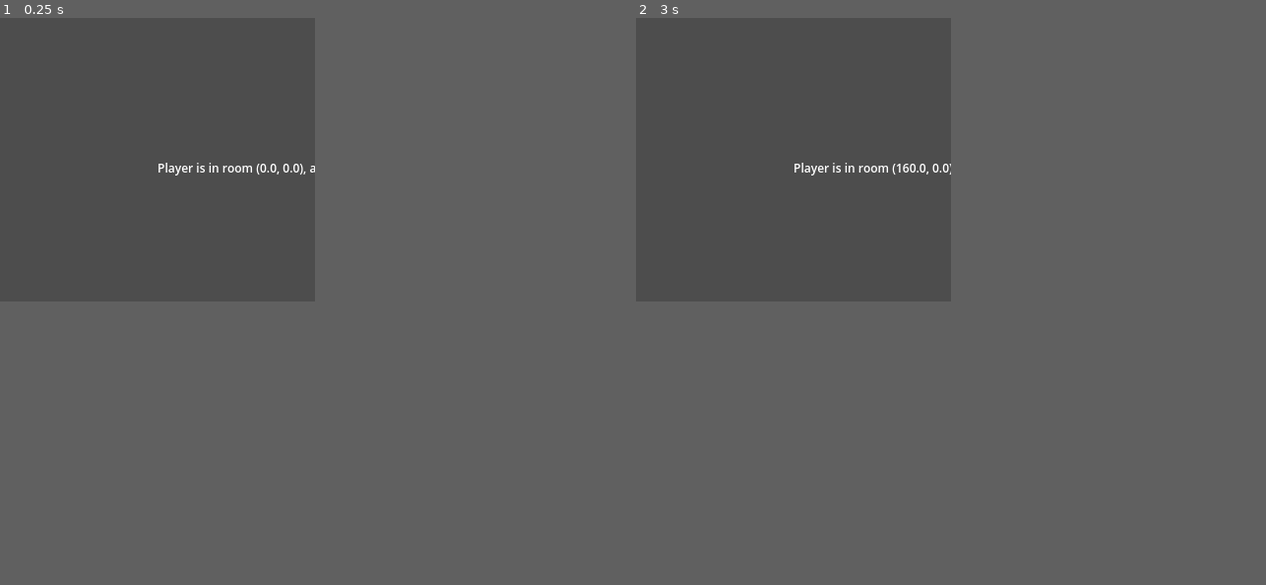
Above: before the commit, frames 1-2 (left to right).
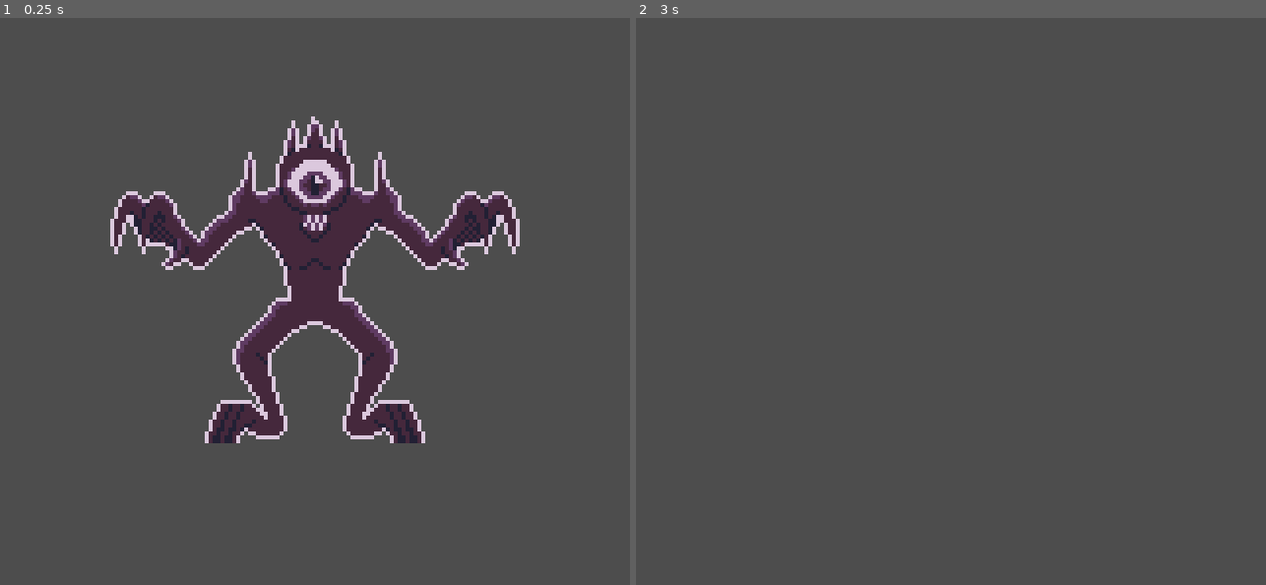
Above: after the commit, the same moments.

Repository: GartTheSkeleton/GameboyDungeon
Game: Godot game, scene res://src/Game/gameworld.tscn
Same seed, same stepped clock (60 frames per second), same inputs: the game is played once before the commit and once after it.
Inputs:
- Up to frame 1 (0.25 s): no input
- Up to frame 2 (3 s): tap Enter at 0.5, 2 s; hold Right (Right) 0.53-1.28 s; tap Space at 1.25, 2.75 s; hold Left (Left) 1.28-2.03 s; hold Right (Right) 2.03-2.78 s; hold Up (Up) from 2.78 s (still down)
The window is 320x288 before the commit and 640x576 after it. Grey fills any space a smaller window leaves; there, only what the larger window draws over its background counts as a difference.

The runs differ from the first frame. In frame 1, 11% of the frame differs, in the area x 17-83%, y 17-75%; in frame 2, 0.2%.

Commit message:
set up entity and entity definition resource

Diff:
--- a/project.godot
+++ b/project.godot
@@ -17,8 +17,9 @@
 
 [display]
 
-window/size/viewport_width=320
-window/size/viewport_height=288
+window/size/viewport_width=160
+window/size/viewport_height=144
+window/stretch/mode="viewport"
 
 [input]
 
--- /dev/null
+++ b/src/Assets/Definitions/Entities/Actors/entity_definition_cyclops.tres
@@ -0,0 +1,14 @@
+[gd_resource type="Resource" script_class="EntityDefinition" load_steps=4 format=3 uid="uid://dhty74h8bhetk"]
+
+[ext_resource type="Script" uid="uid://duxtebnoobju8" path="res://src/Entities/entity_definition.gd" id="1_iqdy0"]
+[ext_resource type="Texture2D" uid="uid://c5s1aajs4cdlf" path="res://src/Assets/Entities/nothic.png" id="2_phdbn"]
+
+[sub_resource type="AtlasTexture" id="AtlasTexture_phdbn"]
+atlas = ExtResource("2_phdbn")
+region = Rect2(0, 0, 160, 144)
+
+[resource]
+script = ExtResource("1_iqdy0")
+texture = SubResource("AtlasTexture_phdbn")
+visible = true
+metadata/_custom_type_script = "uid://duxtebnoobju8"
--- /dev/null
+++ b/src/Entities/entity.gd
@@ -0,0 +1,16 @@
+class_name Entity
+extends Sprite2D
+
+var definition: EntityDefinition
+
+var grid_position: Vector2i:
+	set(value):
+		grid_position = value
+		position = Grid.grid_to_world(grid_position)
+
+func _init(start_position: Vector2i, entity_definition: EntityDefinition) -> void:
+	centered = true
+	grid_position = start_position
+	definition = entity_definition
+	texture = definition.texture
+	#visible = definition.visible
--- /dev/null
+++ b/src/Entities/entity_definition.gd
@@ -0,0 +1,7 @@
+class_name EntityDefinition
+extends Resource
+
+@export_category("Visuals")
+@export var texture: AtlasTexture
+@export var visible: bool = true
+#var cyclops_texture = load("res://src/Assets/Entities/nothic.png")
--- a/src/Game/gameworld.gd
+++ b/src/Game/gameworld.gd
@@ -13,8 +13,16 @@
 var playerFacingString: String = directions.find_key(playerFacing)
 
 @onready var player: Camera2D = $Camera2D
-@onready var readout = $Camera2D/Readout
 @onready var event_handler: EventHandler = $EventHandler
+@onready var entities: Node2D = $Entities
+
+const cyclops_definition: EntityDefinition = preload("res://src/Assets/Definitions/Entities/Actors/entity_definition_cyclops.tres")
+
+func _ready() -> void:
+	var player_start_pos: Vector2i = Grid.world_to_grid(get_viewport_rect().size.floor() / 2)
+	player.position = player_start_pos
+	var npc := Entity.new(player_start_pos, cyclops_definition)
+	entities.add_child(npc)
 
 func _process(delta: float) -> void:
 	var action: Action = event_handler.get_action()
@@ -22,67 +30,10 @@
 	if action is MovementAction:
 		player_grid_pos += action.offset
 		player.position = Grid.grid_to_world(player_grid_pos)
-		print("position: ", player.position)
+		print("Player is in room " + str(player.position) + ", and is facing " + playerFacingString)
 	if action is TurnAction:
 		playerFacing = action.playerFacing
 		playerFacingString = directions.find_key(playerFacing)
+		print("Player is in room " + str(player.position) + ", and is facing " + playerFacingString)
 	elif action is EscapeAction:
 		get_tree().quit()
-	readout.text = "Player is in room " + str(player.position) + ", and is facing " + playerFacingString
-
-#var playerPosition = Vector2(0,0)
-#var playerFacing = "North"
-#
-#@onready var readout = $Readout
-#
-## Called when the node enters the scene tree for the first time.
-#func _ready() -> void:
-	#pass # Replace with function body.
-#
-#
-## Called every frame. 'delta' is the elapsed time since the previous frame.
-#func _process(delta: float) -> void:
-	#readout.text = "Player is in room " + str(playerPosition) + ", and is facing " + playerFacing
-	#
-	#if Input.is_action_just_pressed("Up"):
-		#move_player()
-	#if Input.is_action_just_pressed("Left"):
-		#turn_player("Left")
-	#if Input.is_action_just_pressed("Right"):
-		#turn_player("Right")
-#
-#
-#func turn_player(turnDirection):
-	#match turnDirection:
-		#"Left":
-			#match playerFacing:
-				#"North":
-					#playerFacing = "West"
-				#"West":
-					#playerFacing = "South"
-				#"South":
-					#playerFacing = "East"
-				#"East":
-					#playerFacing = "North"
-		#"Right":
-			#match playerFacing:
-				#"North":
-					#playerFacing = "East"
-				#"West":
-					#playerFacing = "North"
-				#"South":
-					#playerFacing = "West"
-				#"East":
-					#playerFacing = "South"
-	#
-#
-#func move_player():
-	#match playerFacing:
-		#"North":
-			#playerPosition.y += 1
-		#"South":
-			#playerPosition.y -= 1
-		#"East":
-			#playerPosition.x += 1
-		#"West":
-			#playerPosition.x -= 1
--- a/src/Game/gameworld.tscn
+++ b/src/Game/gameworld.tscn
@@ -11,11 +11,26 @@
 
 [node name="Camera2D" type="Camera2D" parent="."]
 
-[node name="Readout" type="Label" parent="Camera2D"]
-offset_right = 320.0
+[node name="Control" type="Control" parent="Camera2D"]
+layout_mode = 3
+anchors_preset = 0
+offset_right = 40.0
+offset_bottom = 40.0
+
+[node name="Readout" type="Label" parent="Camera2D/Control"]
+layout_mode = 1
+anchors_preset = 5
+anchor_left = 0.5
+anchor_right = 0.5
+offset_left = -180.0
+offset_right = 140.0
 offset_bottom = 64.0
+grow_horizontal = 2
 label_settings = SubResource("LabelSettings_5ejrl")
+horizontal_alignment = 1
 autowrap_mode = 2
 
 [node name="EventHandler" type="Node" parent="."]
 script = ExtResource("2_hdij2")
+
+[node name="Entities" type="Node2D" parent="."]
Not shown, added: src/Entities/entity.gd.uid
Not shown, added: src/Entities/entity_definition.gd.uid
